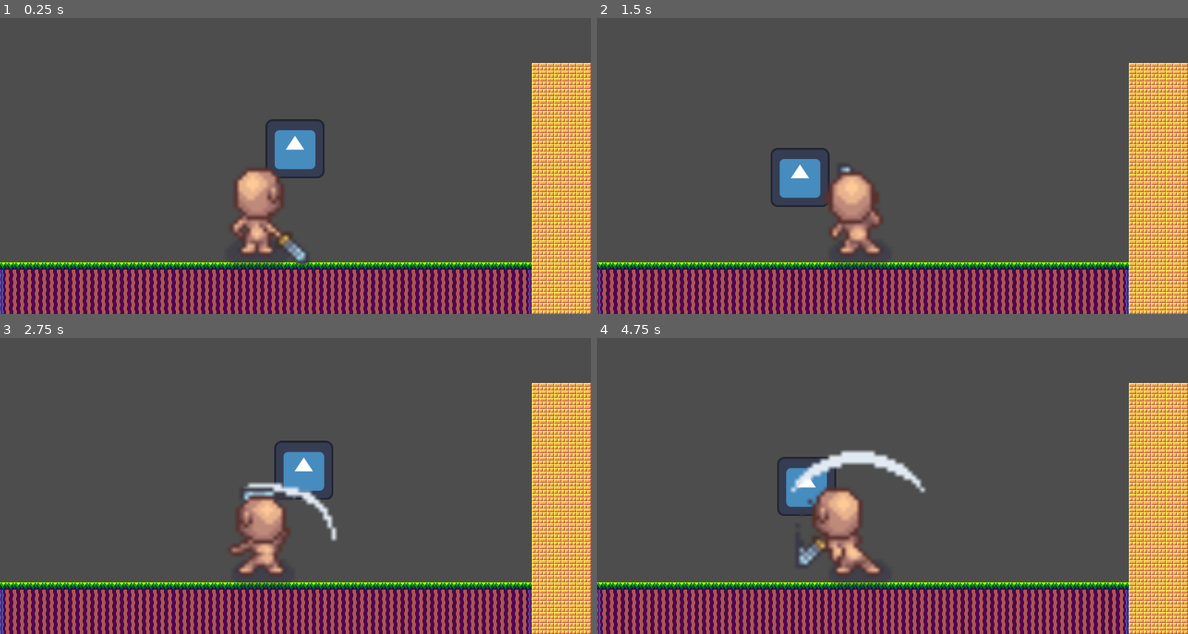
Above: before the commit, frames 1-4 (two rows, left to right).
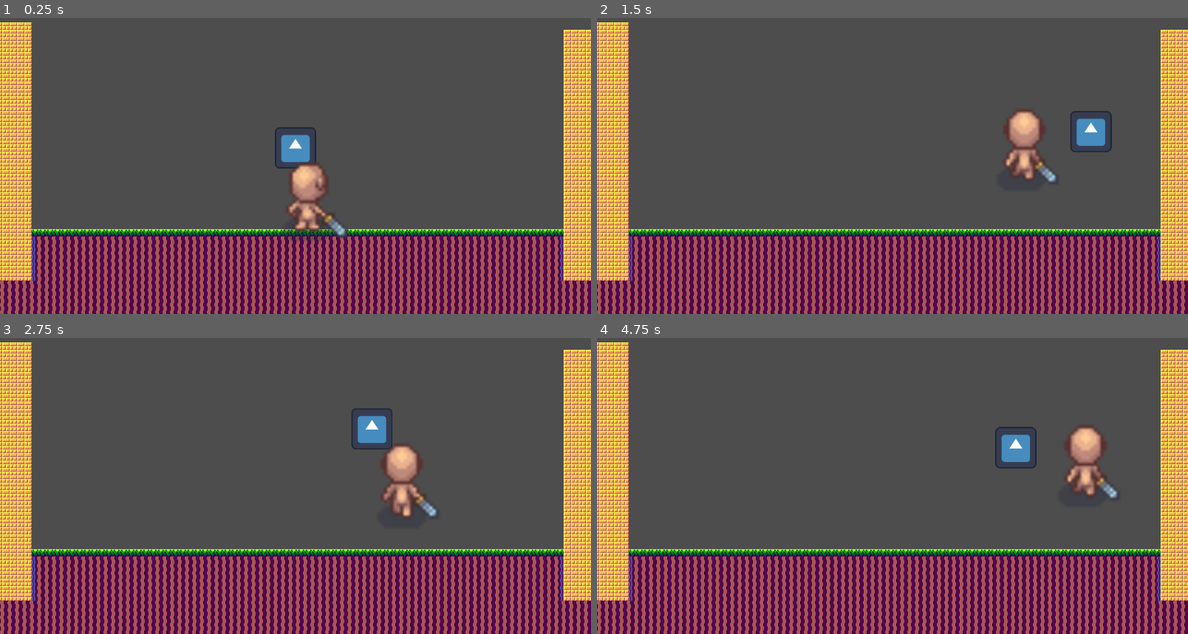
Above: after the commit, the same moments.

Repository: GamesEverMade/FurrieousBlockade
Game: Godot game, scene res://scenes/main_scene.tscn
The game is run twice, just before and just after one commit, with the same random seed, the same clock (stepped at 60 frames per second) and the same inputs. The engine's default icon, where the game draws it, is replaced by a stand-in: a white triangle on a blue panel in a dark square.
Inputs (mouse positions are in pixels of both pictures, inside the frame that each line leads up to):
- Up to frame 1 (0.25 s): no input
- Up to frame 2 (1.5 s): move the mouse to (1022, 130) at 0.52 s; hold D (right) from 0.53 s (still down); tap Space (parry) at 0.6 s; tap W (up) at 0.77, 1.07 s; tap S (roll, bound only after the commit) at 0.8, 1.35 s; move the mouse to (774, 166) at 1.27 s
- Up to frame 3 (2.75 s): tap W (up) at 1.52, 1.55, 1.82, 2.1 s; move the mouse to (354, 394) at 2.02 s; release D (right) at 2.03 s; hold A (left) from 2.03 s (still down); tap Space (parry) at 2.3 s
- Up to frame 4 (4.75 s): move the mouse to (862, 533) at 2.77 s; release A (left) at 2.78 s; hold D (right) 2.78-4.28 s; tap Space (parry) at 2.85, 4.35 s; tap W (up) at 3.02, 3.32, 3.77, 3.8, 4.07, 4.52 s; tap S (roll, bound only after the commit) at 3.05, 3.6 s; move the mouse to (1069, 518) at 3.52 s; move the mouse to (715, 417) at 4.27 s; hold A (left) from 4.28 s (still down)

The runs differ from the first frame. In frame 1, 36% of the frame differs, in the area x 0-100%, y 1-100%; in frame 2, 37%; in frame 3, 38%; in frame 4, 38%.

Commit message:
feat: added parry, die, roll state to the player

Diff:
--- a/project.godot
+++ b/project.godot
@@ -29,7 +29,7 @@
 , Object(InputEventKey,"resource_local_to_scene":false,"resource_name":"","device":-1,"window_id":0,"alt_pressed":false …(186 unchanged characters)…
 ]
 }
-down={
+roll={
 "deadzone": 0.5,
 "events": [Object(InputEventKey,"resource_local_to_scene":false,"resource_name":"","device":-1,"window_id":0,"alt_press …(192 unchanged characters)…
 , Object(InputEventKey,"resource_local_to_scene":false,"resource_name":"","device":-1,"window_id":0,"alt_pressed":false …(186 unchanged characters)…
--- a/scenes/hero.tscn
+++ b/scenes/hero.tscn
@@ -11,6 +11,20 @@
 [ext_resource type="Script" uid="uid://b2hr8n2p5jtto" path="res://scripts/player_walk.gd" id="6_t8tpr"]
 [ext_resource type="Script" uid="uid://ratjfc6lqyx2" path="res://scripts/player_parry.gd" id="9_8psuh"]
 [ext_resource type="Script" uid="uid://xb55cplapo8f" path="res://scripts/player_jump.gd" id="9_smiex"]
+[ext_resource type="Script" uid="uid://cteikdw8tmxw0" path="res://scripts/player_roll.gd" id="11_sryfu"]
+[ext_resource type="Script" uid="uid://fyg72uwdecjs" path="res://scripts/player_die.gd" id="12_6mqrs"]
+
+[sub_resource type="AtlasTexture" id="AtlasTexture_wynkb"]
+atlas = ExtResource("4_8adtx")
+region = Rect2(256, 0, 64, 64)
+
+[sub_resource type="AtlasTexture" id="AtlasTexture_fuux7"]
+atlas = ExtResource("4_8adtx")
+region = Rect2(320, 0, 64, 64)
+
+[sub_resource type="AtlasTexture" id="AtlasTexture_8m75t"]
+atlas = ExtResource("4_8adtx")
+region = Rect2(384, 0, 64, 64)
 
 [sub_resource type="AtlasTexture" id="AtlasTexture_610uc"]
 atlas = ExtResource("2_fkil5")
@@ -84,6 +98,30 @@
 atlas = ExtResource("4_8adtx")
 region = Rect2(448, 192, 64, 64)
 
+[sub_resource type="AtlasTexture" id="AtlasTexture_d6xj2"]
+atlas = ExtResource("5_0am28")
+region = Rect2(0, 0, 64, 64)
+
+[sub_resource type="AtlasTexture" id="AtlasTexture_sryfu"]
+atlas = ExtResource("5_0am28")
+region = Rect2(64, 0, 64, 64)
+
+[sub_resource type="AtlasTexture" id="AtlasTexture_6mqrs"]
+atlas = ExtResource("5_0am28")
+region = Rect2(128, 0, 64, 64)
+
+[sub_resource type="AtlasTexture" id="AtlasTexture_k8rms"]
+atlas = ExtResource("5_0am28")
+region = Rect2(192, 0, 64, 64)
+
+[sub_resource type="AtlasTexture" id="AtlasTexture_lunib"]
+atlas = ExtResource("5_0am28")
+region = Rect2(256, 0, 64, 64)
+
+[sub_resource type="AtlasTexture" id="AtlasTexture_2grt1"]
+atlas = ExtResource("5_0am28")
+region = Rect2(320, 0, 64, 64)
+
 [sub_resource type="AtlasTexture" id="AtlasTexture_s0uif"]
 atlas = ExtResource("5_0am28")
 region = Rect2(0, 192, 64, 64)
@@ -112,6 +150,20 @@
 animations = [{
 "frames": [{
 "duration": 1.0,
+"texture": SubResource("AtlasTexture_wynkb")
+}, {
+"duration": 1.0,
+"texture": SubResource("AtlasTexture_fuux7")
+}, {
+"duration": 1.0,
+"texture": SubResource("AtlasTexture_8m75t")
+}],
+"loop": true,
+"name": &"die",
+"speed": 5.0
+}, {
+"frames": [{
+"duration": 1.0,
 "texture": SubResource("AtlasTexture_610uc")
 }, {
 "duration": 1.0,
@@ -178,6 +230,29 @@
 "loop": true,
 "name": &"parry",
 "speed": 9.0
+}, {
+"frames": [{
+"duration": 1.0,
+"texture": SubResource("AtlasTexture_d6xj2")
+}, {
+"duration": 1.0,
+"texture": SubResource("AtlasTexture_sryfu")
+}, {
+"duration": 1.0,
+"texture": SubResource("AtlasTexture_6mqrs")
+}, {
+"duration": 1.0,
+"texture": SubResource("AtlasTexture_k8rms")
+}, {
+"duration": 1.0,
+"texture": SubResource("AtlasTexture_lunib")
+}, {
+"duration": 1.0,
+"texture": SubResource("AtlasTexture_2grt1")
+}],
+"loop": true,
+"name": &"roll",
+"speed": 5.0
 }, {
 "frames": [{
 "duration": 1.0,
@@ -204,22 +279,27 @@
 }]
 
 [sub_resource type="CapsuleShape2D" id="CapsuleShape2D_7fttn"]
-radius = 36.0
-height = 182.0
+radius = 34.0
+height = 140.0
 
 [node name="player" type="CharacterBody2D"]
 script = ExtResource("1_s16fn")
 
 [node name="player_sprite" type="AnimatedSprite2D" parent="."]
-scale = Vector2(9.01392, 8.71692)
+scale = Vector2(7, 6.77)
 sprite_frames = SubResource("SpriteFrames_3crbk")
-animation = &"idle"
+animation = &"die"
 autoplay = "idle"
 
 [node name="player_colision_shape" type="CollisionShape2D" parent="."]
+position = Vector2(-3, 11)
 shape = SubResource("CapsuleShape2D_7fttn")
 
 [node name="parry_timer" type="Timer" parent="."]
+
+[node name="roll_timer" type="Timer" parent="."]
+
+[node name="die_timer" type="Timer" parent="."]
 
 [node name="state_machine" type="Node" parent="."]
 script = ExtResource("3_xaxvm")
@@ -236,7 +316,16 @@
 [node name="jump" type="Node" parent="state_machine"]
 script = ExtResource("9_smiex")
 
+[node name="roll" type="Node" parent="state_machine"]
+script = ExtResource("11_sryfu")
+
+[node name="die" type="Node" parent="state_machine"]
+script = ExtResource("12_6mqrs")
+
 [node name="Shield" parent="." instance=ExtResource("3_06baw")]
 z_index = -1
+position = Vector2(0, 2)
 
 [connection signal="timeout" from="parry_timer" to="state_machine/parry" method="_on_parry_timer_timeout"]
+[connection signal="timeout" from="roll_timer" to="state_machine/roll" method="_on_roll_timer_timeout"]
+[connection signal="timeout" from="die_timer" to="state_machine/die" method="_on_die_timer_timeout"]
--- a/scenes/main_scene.tscn
+++ b/scenes/main_scene.tscn
@@ -6,6 +6,7 @@
 [node name="MainScene" type="Node2D"]
 
 [node name="TestLevel" parent="." instance=ExtResource("1_pw63i")]
+position = Vector2(69, -72)
 
 [node name="Hero" parent="." instance=ExtResource("1_w2twt")]
-position = Vector2(561, 490)
+position = Vector2(669, 460)
--- a/scenes/options_menu.tscn
+++ b/scenes/options_menu.tscn
@@ -120,6 +120,7 @@
 metadata/_tab_index = 5
 
 [node name="VBoxContainer" type="VBoxContainer" parent="MarginContainer/TabContainer/Main menu"]
+layout_mode = 0
 offset_left = 30.0
 offset_top = 30.0
 offset_right = 302.0
--- a/scenes/shield.tscn
+++ b/scenes/shield.tscn
@@ -14,8 +14,19 @@
 "speed": 5.0
 }]
 
+[sub_resource type="RectangleShape2D" id="RectangleShape2D_ohv3a"]
+size = Vector2(83, 83)
+
 [node name="Shield" type="Node2D"]
 script = ExtResource("1_ohv3a")
 
 [node name="ShieldAnimatedSprite" type="AnimatedSprite2D" parent="."]
+scale = Vector2(0.7, 0.7)
 sprite_frames = SubResource("SpriteFrames_ohv3a")
+
+[node name="Area2D" type="Area2D" parent="."]
+
+[node name="CollisionShape2D" type="CollisionShape2D" parent="Area2D"]
+position = Vector2(0.5, 1.5)
+scale = Vector2(1, 1)
+shape = SubResource("RectangleShape2D_ohv3a")
--- a/scripts/player.gd
+++ b/scripts/player.gd
@@ -18,6 +18,7 @@
 """
 @export var SPEED: float = 200
 @export var JUMP_FORCE: float = 500
+@export var LIFE : int = 12 # Thinking about zelda's hearth, each hart can be divided into 4 pieces, 3 hearts... 12 pieces.
 @onready var player_sprite: AnimatedSprite2D = $player_sprite
 
 """
--- /dev/null
+++ b/scripts/player_die.gd
@@ -0,0 +1,15 @@
+extends State
+
+## DIE STATE
+
+# Called when the node enters the scene tree for the first time.
+func enter() -> void:
+	if player:
+		player.player_sprite.play('die')
+
+func update(_delta) -> void:
+	_on_die_timer_timeout()
+	pass
+
+func _on_die_timer_timeout() -> void:
+	pass # Replace with function body.
--- a/scripts/player_idle.gd
+++ b/scripts/player_idle.gd
@@ -19,6 +19,9 @@
 	# TO JUMP
 	elif Input.is_action_just_pressed("up"):
 		state_finished.emit("jump")
+	# TO ROLL
+	elif Input.is_action_just_pressed("roll"):
+		state_finished.emit("roll")
 	# TO PARRY
 	elif Input.is_action_just_pressed("parry"):
 		state_finished.emit("parry")
--- a/scripts/player_parry.gd
+++ b/scripts/player_parry.gd
@@ -7,9 +7,18 @@
 	if player:
 		player.player_sprite.play('parry')
 
-# Called every frame. 'delta' is the elapsed time since the previous frame.
-func _process(_delta: float) -> void:
-	pass
+func update(_delta)->void:
+	_on_parry_timer_timeout()
+
+	var direction = Input.get_axis("left","right")
+	# CHANGE STATE
+	if player.is_on_floor():
+		# TO IDLE
+		if direction == 0:
+			state_finished.emit("Idle")
+		else:
+			state_finished.emit("walk")
 
 func _on_parry_timer_timeout() -> void:
-	pass # Replace with function body.
+
+	pass
--- /dev/null
+++ b/scripts/player_roll.gd
@@ -0,0 +1,23 @@
+extends State
+
+## ROLL STATE
+
+# Called when the node enters the scene tree for the first time.
+func enter() -> void:
+	if player:
+		player.player_sprite.play('roll')
+		# Colocar codigo do timer da animacao da rolagem, _on_roll_timer_timeout()
+
+func update(_delta) -> void:
+	var direction = Input.get_axis("left","right")
+
+		# CHANGE STATE
+	# TO IDLE
+	if direction == 0:
+		state_finished.emit("Idle")
+	# TO JUMP
+	elif Input.is_action_just_pressed("right") or Input.is_action_just_pressed("left"):
+		state_finished.emit("walk")
+
+func _on_roll_timer_timeout() -> void:
+	pass # Replace with function body.
--- a/scripts/player_walk.gd
+++ b/scripts/player_walk.gd
@@ -18,11 +18,12 @@
 	# TO IDLE
 	if direction == 0:
 		state_finished.emit("Idle")
-
 	# TO JUMP
 	elif Input.is_action_just_pressed("up"):
 		state_finished.emit("jump")
-
+	# TO ROLL
+	elif Input.is_action_just_pressed("roll"):
+		state_finished.emit("roll")
 	# TO PARRY
 	elif Input.is_action_just_pressed("parry"):
 		state_finished.emit("parry")
Not shown, added: export_presets.cfg
Not shown: 1 places in scenes/hero.tscn that only renumber resources
Not shown: 1 places in scenes/shield.tscn that only renumber resources
Not shown, added: scripts/player_die.gd.uid
Not shown, added: scripts/player_roll.gd.uid
